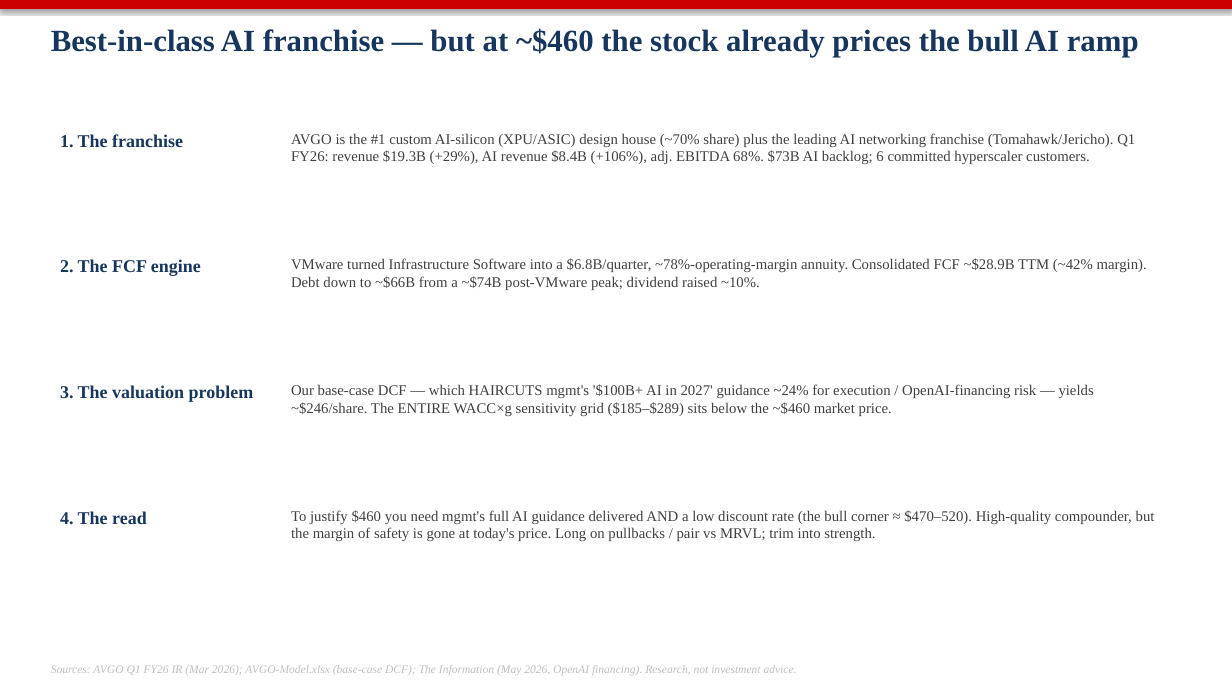
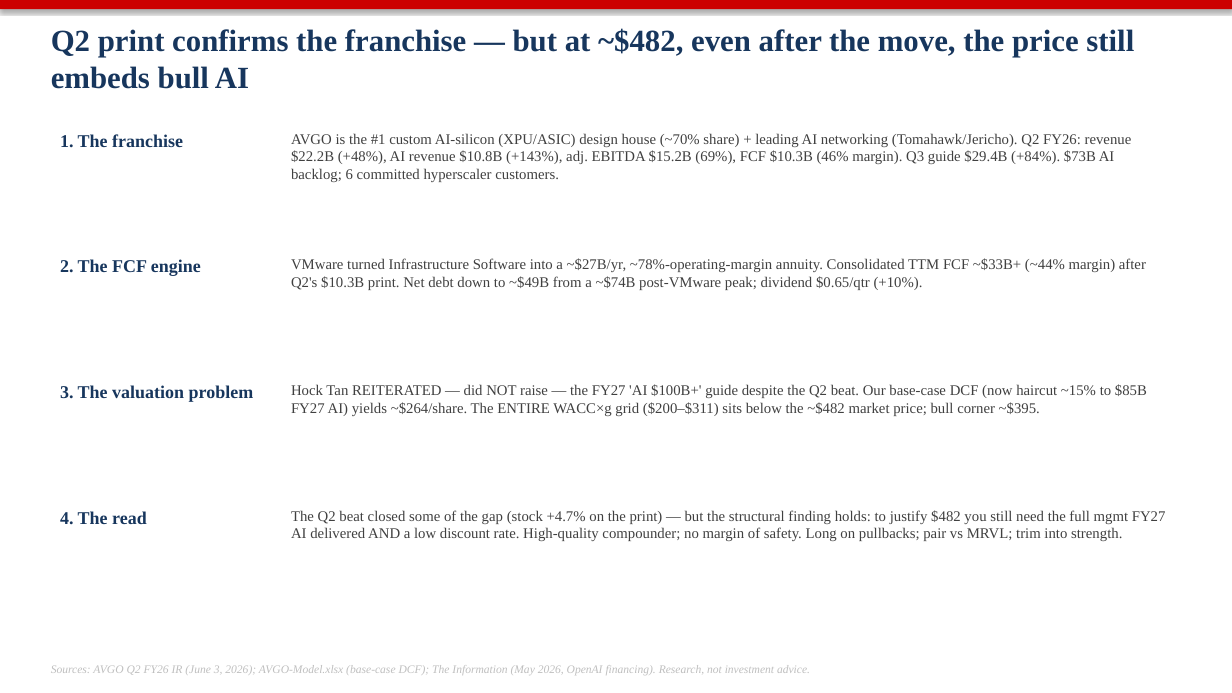
Before and after one commit to gkdlswm5/financial-services, a slide deck: slide 2 of analysis/AVGO/AVGO-Competitive-Analysis.pptx. Drawn at 1232x693 pixels with LibreOffice and Linux fonts; fonts in the diff are those of the drawing. Boxes give left, top, right and bottom in pixels: in the first picture for what was removed or moved away, otherwise in the second. Text is boxed around its words. In the diff, an @@ line names an element or a change of style, - is before the commit and + after.

```diff
--- a/analysis/AVGO/AVGO-Competitive-Analysis.pptx
+++ b/analysis/AVGO/AVGO-Competitive-Analysis.pptx
@@ text at [51, 28, 1134, 89]: text changed @@
-Best-in-class AI franchise — but at ~$460 the stock already prices the bull AI ramp
+Q2 print confirms the franchise — but at ~$482, even after the move, the price still embeds bull AI
@@ text at [291, 133, 1132, 182]: text changed @@
-AVGO is the #1 custom AI-silicon (XPU/ASIC) design house (~70% share) plus the leading AI networking franchise (Tomahawk/Jericho). Q1 FY26: revenue $19.3B (+29%), AI revenue $8.4B (+106%), adj. EBITDA 68%. $73B AI backlog; 6 committed hyperscaler customers.
+AVGO is the #1 custom AI-silicon (XPU/ASIC) design house (~70% share) + leading AI networking (Tomahawk/Jericho). Q2 FY26: revenue $22.2B (+48%), AI revenue $10.8B (+143%), adj. EBITDA $15.2B (69%), FCF $10.3B (46% margin). Q3 guide $29.4B (+84%). $73B AI backlog; 6 committed hyperscaler customers.
@@ text at [291, 258, 1146, 290]: text changed @@
-VMware turned Infrastructure Software into a $6.8B/quarter, ~78%-operating-margin annuity. Consolidated FCF ~$28.9B TTM (~42% margin). Debt down to ~$66B from a ~$74B post-VMware peak; dividend raised ~10%.
+VMware turned Infrastructure Software into a ~$27B/yr, ~78%-operating-margin annuity. Consolidated TTM FCF ~$33B+ (~44% margin) after Q2's $10.3B print. Net debt down to ~$49B from a ~$74B post-VMware peak; dividend $0.65/qtr (+10%).
@@ text at [291, 384, 1147, 416]: text changed @@
-Our base-case DCF — which HAIRCUTS mgmt's '$100B+ AI in 2027' guidance ~24% for execution / OpenAI-financing risk — yields ~$246/share. The ENTIRE WACC×g sensitivity grid ($185–$289) sits below the ~$460 market price.
+Hock Tan REITERATED — did NOT raise — the FY27 'AI $100B+' guide despite the Q2 beat. Our base-case DCF (now haircut ~15% to $85B FY27 AI) yields ~$264/share. The ENTIRE WACC×g grid ($200–$311) sits below the ~$482 market price; bull corner ~$395.
@@ text at [291, 510, 1166, 541]: text changed @@
-To justify $460 you need mgmt's full AI guidance delivered AND a low discount rate (the bull corner ≈ $470–520). High-quality compounder, but the margin of safety is gone at today's price. Long on pullbacks / pair vs MRVL; trim into strength.
+The Q2 beat closed some of the gap (stock +4.7% on the print) — but the structural finding holds: to justify $482 you still need the full mgmt FY27 AI delivered AND a low discount rate. High-quality compounder; no margin of safety. Long on pullbacks; pair vs MRVL; trim into strength.
@@ text at [51, 665, 810, 675]: text changed @@
-Sources: AVGO Q1 FY26 IR (Mar 2026); AVGO-Model.xlsx (base-case DCF); The Information (May 2026, OpenAI financing). Research, not investment advice.
+Sources: AVGO Q2 FY26 IR (June 3, 2026); AVGO-Model.xlsx (base-case DCF); The Information (May 2026, OpenAI financing). Research, not investment advice.
```
Also in this commit, not shown: 6 other slides changed, 9 other files.
